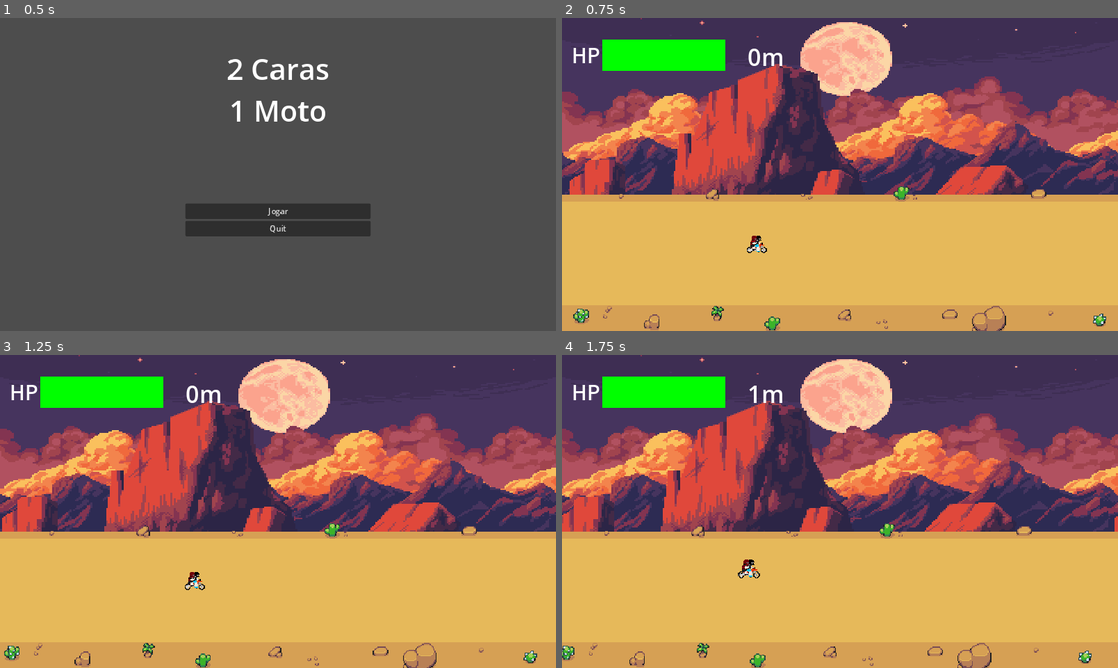
Above: before the commit, frames 1-4 (two rows, left to right).
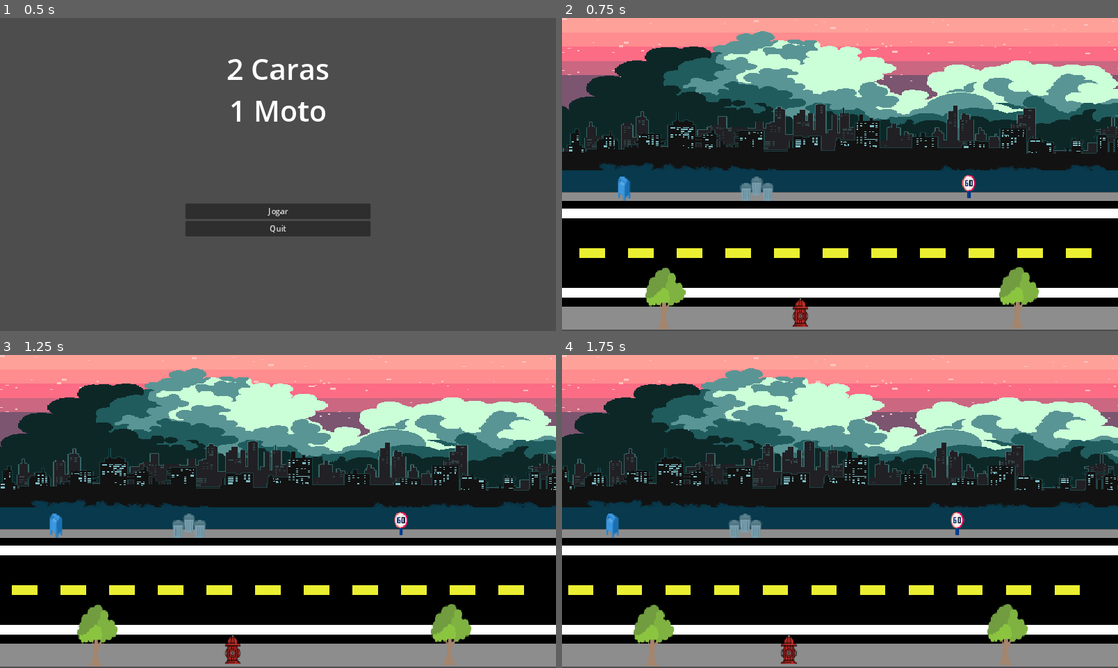
Above: after the commit, the same moments.

Repository: pedropauloo/mbj
Game: Godot game, scene res://scenes/scene_controller.tscn
Same seed, same stepped clock (60 frames per second), same inputs: the game is played once before the commit and once after it.
Inputs:
- Up to frame 1 (0.5 s): no input
- Up to frame 2 (0.75 s): click "Jogar" at 0.5 s
- Up to frame 3 (1.25 s): no input
- Up to frame 4 (1.75 s): tap Enter (ui_accept) at 1.25, 1.52 s; hold Right (ui_right) from 1.28 s (still down)

Frame 1 is identical in both runs. In frame 2, 100% of the frame differs, in the area x 0-100%, y 0-100%; in frame 3, 100%; in frame 4, 100%.
Error after the commit: Invalid access to property or key 'id' on a base object of type 'Node2D'. (res://scenes/scene_controller.gd:11)

Commit message:
feat: desing do nível 2 adicionado

Diff:
--- a/scenes/game/levels/auto_scroller/auto_scroller.tscn
+++ b/scenes/game/levels/auto_scroller/auto_scroller.tscn
@@ -1,6 +1,5 @@
-[gd_scene load_steps=16 format=3 uid="uid://c3idsj77kmk8h"]
+[gd_scene load_steps=15 format=3 uid="uid://c3idsj77kmk8h"]
 
-[ext_resource type="Shader" path="res://assets/shaders/auto_scroller.gdshader" id="1_3ddvn"]
 [ext_resource type="Texture2D" uid="uid://chtqlvorj2hgg" path="res://assets/tilesets/MountainDuskGodot/MountainDuskGodot/MountainsLayers/sky.png" id="2_rpi74"]
 [ext_resource type="Shader" path="res://assets/shaders/auto_scroller.gdshader" id="2_s8vwb"]
 [ext_resource type="Texture2D" uid="uid://cky64yic8ajbg" path="res://assets/tilesets/MountainDuskGodot/MountainDuskGodot/MountainsLayers/far-clouds.png" id="3_irfv1"]
@@ -11,29 +10,34 @@
 [ext_resource type="AudioStream" uid="uid://dmhb67ro1gulp" path="res://assets/audio/music/summer nights.ogg" id="9_ynjcr"]
 
 [sub_resource type="ShaderMaterial" id="ShaderMaterial_0rxlh"]
-shader = ExtResource("1_3ddvn")
+shader = ExtResource("2_s8vwb")
 shader_parameter/direction = Vector2(1, 0)
 shader_parameter/speed_scale = 0.02
 
 [sub_resource type="ShaderMaterial" id="ShaderMaterial_jv7m2"]
-render_priority = 0
 shader = ExtResource("2_s8vwb")
+shader_parameter/direction = Vector2(1, 0)
+shader_parameter/speed_scale = 0.02
 
 [sub_resource type="ShaderMaterial" id="ShaderMaterial_qattk"]
-render_priority = 0
 shader = ExtResource("2_s8vwb")
+shader_parameter/direction = Vector2(1, 0)
+shader_parameter/speed_scale = 0.02
 
 [sub_resource type="ShaderMaterial" id="ShaderMaterial_maog4"]
-render_priority = 0
 shader = ExtResource("2_s8vwb")
+shader_parameter/direction = Vector2(1, 0)
+shader_parameter/speed_scale = 0.02
 
 [sub_resource type="ShaderMaterial" id="ShaderMaterial_cpwus"]
-render_priority = 0
 shader = ExtResource("2_s8vwb")
+shader_parameter/direction = Vector2(1, 0)
+shader_parameter/speed_scale = 0.02
 
 [sub_resource type="ShaderMaterial" id="ShaderMaterial_vc8l8"]
-render_priority = 0
 shader = ExtResource("2_s8vwb")
+shader_parameter/direction = Vector2(1, 0)
+shader_parameter/speed_scale = 0.02
 
 [node name="AutoScroller" type="Node2D"]
 material = SubResource("ShaderMaterial_0rxlh")
--- a/scenes/game/levels/level_2/level_2.gd
+++ b/scenes/game/levels/level_2/level_2.gd
@@ -1,7 +1,18 @@
 extends Level
-@onready var id = 10
-@onready var wall = load("res://scenes/game/objects/wall/wall.tscn")
-var wall_ready = true
+@onready var id = 20
+@onready var wall = preload("res://scenes/game/objects/wall/wall.tscn")
+@onready var hole = preload("res://scenes/game/objects/hole/hole.tscn")
+@onready var oil = preload("res://scenes/game/objects/oil/oil.tscn")
+@onready var victim_1 = preload("res://scenes/game/objects/victims/victim_1/victim_1.tscn")
+@onready var victim_2 = preload("res://scenes/game/objects/victims/victim_2/victim_2.tscn")
+@onready var victim_3 = preload("res://scenes/game/objects/victims/victim_3/victim_3.tscn")
+
+var wall_ready = false
+var hole_ready = false
+var oil_ready = false
+var v1_ready = false
+var v2_ready = false
+var v3_ready = false
 
 func _ready():
 	for i in $Obstacles.get_children():
@@ -9,19 +20,79 @@
 
 func _process(delta):
 	super._process(delta)
+
+	# Obstacles
 	if(wall_ready):
 		var wall_inst = wall.instantiate()
 		wall_inst.position.x = 50
 		wall_inst.position.y = 1
 		wall_inst.position.z = randi_range(2,-5)
-		wall_inst.speed = 40
 		$Obstacles.add_child(wall_inst)
 		wall_ready = false
 
+	elif(hole_ready):
+		var hole_instance = hole.instantiate()
+		hole_instance.position.x = 50
+		hole_instance.position.y = 1
+		hole_instance.position.z = randi_range(2,-5)
+		$Obstacles.add_child(hole_instance)
+		hole_ready = false
 
-func _on_timer_wall_timeout():
-	wall_ready = true
+	elif(oil_ready):
+		var oil_instance = oil.instantiate()
+		oil_instance.position.x = 50
+		oil_instance.position.y = 1
+		oil_instance.position.z = randi_range(2,-5)
+		$Obstacles.add_child(oil_instance)
+		oil_ready = false
+
+	# Victims
+	if(v1_ready):
+		var v1_inst = victim_1.instantiate()
+		v1_inst.position.x = 50
+		v1_inst.position.y = 1
+		v1_inst.position.z = -5
+		$Victims.add_child(v1_inst)
+		v1_ready = false
+
+	elif(v2_ready):
+		var v2_inst = victim_2.instantiate()
+		v2_inst.position.x = 50
+		v2_inst.position.y = 1
+		v2_inst.position.z = -5
+		$Victims.add_child(v2_inst)
+		v2_ready = false
+
+	elif(v3_ready):
+		var v3_inst = victim_3.instantiate()
+		v3_inst.position.x = 50
+		v3_inst.position.y = 1
+		v3_inst.position.z = -5
+		$Victims.add_child(v3_inst)
+		v3_ready = false
+
+
+func _on_timer_obstacles_timeout():
+	if($Obstacles.get_children().size() <= 15):
+		match randi_range(1,3):
+			1:
+				wall_ready = true
+			2:
+				hole_ready = true
+			3:
+				oil_ready = true
 
 func _on_timer_points_timeout():
 	score += 2
-	$Score.text = str(score) + 'm'
+	$player_hud.score = score
+
+
+
+func _on_timer_victims_timeout():
+	match randi_range(1,5):
+		1:
+			v1_ready = true
+		2:
+			v2_ready = true
+		3:
+			v3_ready = true
--- a/scenes/game/levels/level_2/level_2.tscn
+++ b/scenes/game/levels/level_2/level_2.tscn
@@ -1,3 +1,63 @@
-[gd_scene format=3 uid="uid://q4kkxpp0q8si"]
+[gd_scene load_steps=12 format=3 uid="uid://q4kkxpp0q8si"]
+
+[ext_resource type="PackedScene" uid="uid://c3idsj77kmk8h" path="res://scenes/game/levels/auto_scroller/auto_scroller.tscn" id="1_xp5ss"]
+[ext_resource type="Texture2D" uid="uid://s7aru2ipivxj" path="res://assets/tilesets/city/-6.png" id="2_f0gd8"]
+[ext_resource type="Texture2D" uid="uid://carsi40s4p6eb" path="res://assets/tilesets/city/-5.png" id="3_0coid"]
+[ext_resource type="Texture2D" uid="uid://xggv4e885c1e" path="res://assets/tilesets/city/-4.png" id="4_y51bt"]
+[ext_resource type="Texture2D" uid="uid://ccl8fcbgmfskt" path="res://assets/tilesets/city/-2.png" id="5_rrwku"]
+[ext_resource type="Texture2D" uid="uid://woxxjtgwygw4" path="res://assets/tilesets/city/-1.png" id="6_76y4j"]
+[ext_resource type="Texture2D" uid="uid://7gtm052cql8y" path="res://assets/tilesets/city/0.png" id="7_eh8mh"]
+[ext_resource type="Shader" path="res://assets/shaders/auto_scroller.gdshader" id="8_bygyl"]
+[ext_resource type="Texture2D" uid="uid://c0m6fasnnccqr" path="res://assets/tilesets/road_city.png" id="9_efele"]
+
+[sub_resource type="ShaderMaterial" id="ShaderMaterial_oislk"]
+shader = ExtResource("8_bygyl")
+shader_parameter/direction = Vector2(1, 0)
+shader_parameter/speed_scale = 0.02
+
+[sub_resource type="ShaderMaterial" id="ShaderMaterial_nn7hc"]
 
 [node name="level_2" type="Node2D"]
+
+[node name="ColorRect" type="ColorRect" parent="."]
+offset_right = 40.0
+offset_bottom = 40.0
+color = Color(0.172549, 0.145098, 0.27451, 1)
+
+[node name="AutoScroller" parent="." instance=ExtResource("1_xp5ss")]
+scale = Vector2(2, 0.9)
+
+[node name="BackFixedTuxture" parent="AutoScroller" index="0"]
+texture = ExtResource("2_f0gd8")
+
+[node name="TextureRectFarClouds" parent="AutoScroller" index="1"]
+texture = ExtResource("3_0coid")
+
+[node name="TextureRectNearClouds" parent="AutoScroller" index="2"]
+use_parent_material = false
+texture = ExtResource("4_y51bt")
+
+[node name="TextureRectFarMountains" parent="AutoScroller" index="3"]
+texture = ExtResource("5_rrwku")
+
+[node name="TextureRectMountains" parent="AutoScroller" index="4"]
+use_parent_material = false
+texture = ExtResource("6_76y4j")
+
+[node name="TextureRectTrees" parent="AutoScroller" index="5"]
+use_parent_material = false
+texture = ExtResource("7_eh8mh")
+
+[node name="Road" type="Node2D" parent="."]
+material = SubResource("ShaderMaterial_oislk")
+position = Vector2(0, 325)
+scale = Vector2(1.6, 2)
+
+[node name="TextureRect" type="TextureRect" parent="Road"]
+material = SubResource("ShaderMaterial_nn7hc")
+use_parent_material = true
+offset_right = 40.0
+offset_bottom = 40.0
+texture = ExtResource("9_efele")
+
+[editable path="AutoScroller"]
--- a/scenes/scene_controller.gd
+++ b/scenes/scene_controller.gd
@@ -30,7 +30,7 @@
 
 
 func _on_play():
-	var level = load("res://scenes/game/levels/level_1/level_1.tscn").instantiate()
+	var level = load("res://scenes/game/levels/level_2/level_2.tscn").instantiate()
 	change_level(level)
 
 func _on_back_menu():
Binary file added: assets/tilesets/Miami-synth-files/Layers/back.png
Not shown, added: assets/tilesets/Miami-synth-files/Layers/back.png.import
Binary file added: assets/tilesets/Miami-synth-files/Layers/buildings.png
Not shown, added: assets/tilesets/Miami-synth-files/Layers/buildings.png.import
Binary file added: assets/tilesets/Miami-synth-files/Layers/highway.png
Not shown, added: assets/tilesets/Miami-synth-files/Layers/highway.png.import
Binary file added: assets/tilesets/Miami-synth-files/Layers/palm-tree.png
Not shown, added: assets/tilesets/Miami-synth-files/Layers/palm-tree.png.import
Binary file added: assets/tilesets/Miami-synth-files/Layers/palms.png
Not shown, added: assets/tilesets/Miami-synth-files/Layers/palms.png.import
Binary file added: assets/tilesets/Miami-synth-files/Layers/sun.png
Not shown, added: assets/tilesets/Miami-synth-files/Layers/sun.png.import
(and 57 more such lines)
